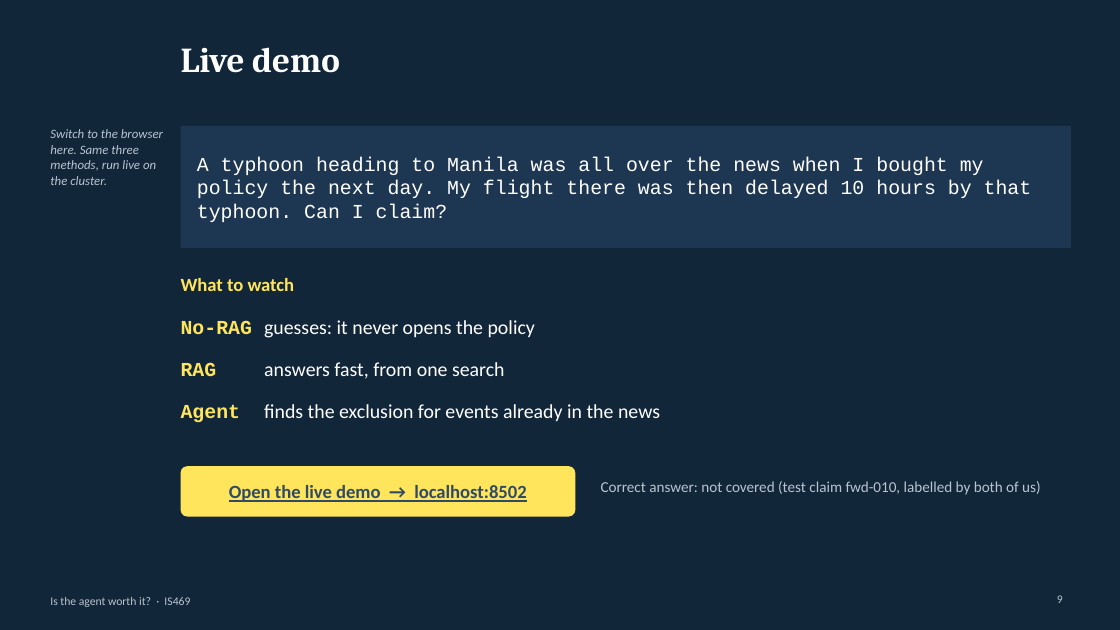
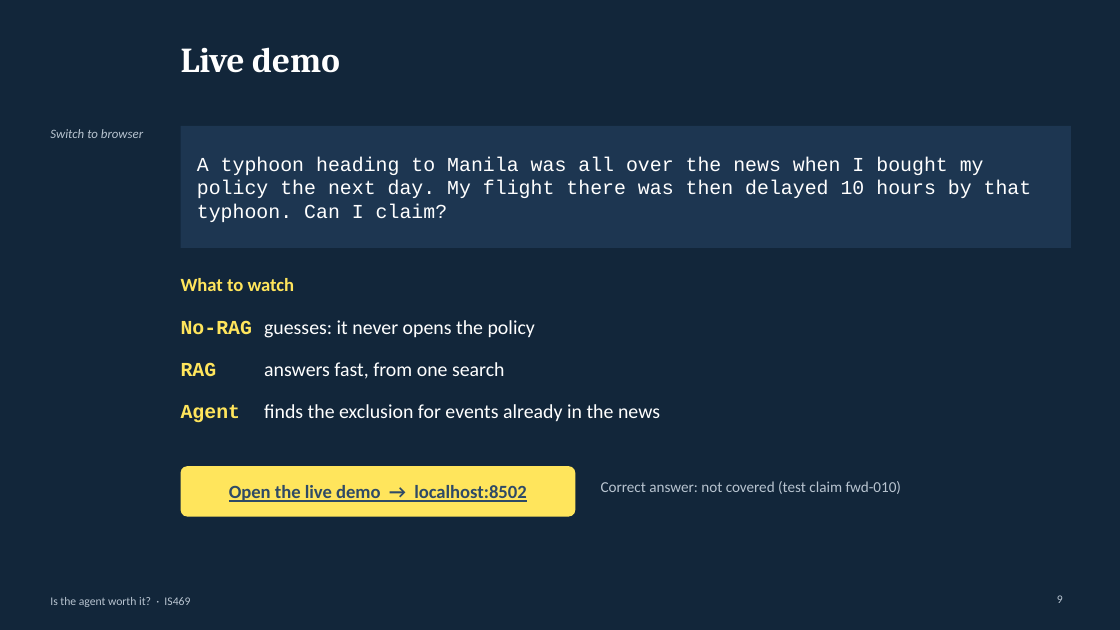
Before and after one commit to yezhan58-oss/insurance_policy_checker-rag, a slide deck: slide 9 of docs/IS469_presentation.pptx. Drawn at 1120x630 pixels with LibreOffice and Linux fonts; fonts in the diff are those of the drawing. Boxes give left, top, right and bottom in pixels: in the first picture for what was removed or moved away, otherwise in the second. Text is boxed around its words. In the diff, an @@ line names an element or a change of style, - is before the commit and + after.

```diff
--- a/docs/IS469_presentation.pptx
+++ b/docs/IS469_presentation.pptx
@@ text at [50,129,143,138]: text changed @@
-Switch to the browser here. Same three methods, run live on the cluster.
+Switch to browser
@@ text at [601,481,902,494]: text changed @@
-Correct answer: not covered (test claim fwd-010, labelled by both of us)
+Correct answer: not covered (test claim fwd-010)
```
Also in this commit, not shown: 10 other slides changed.
